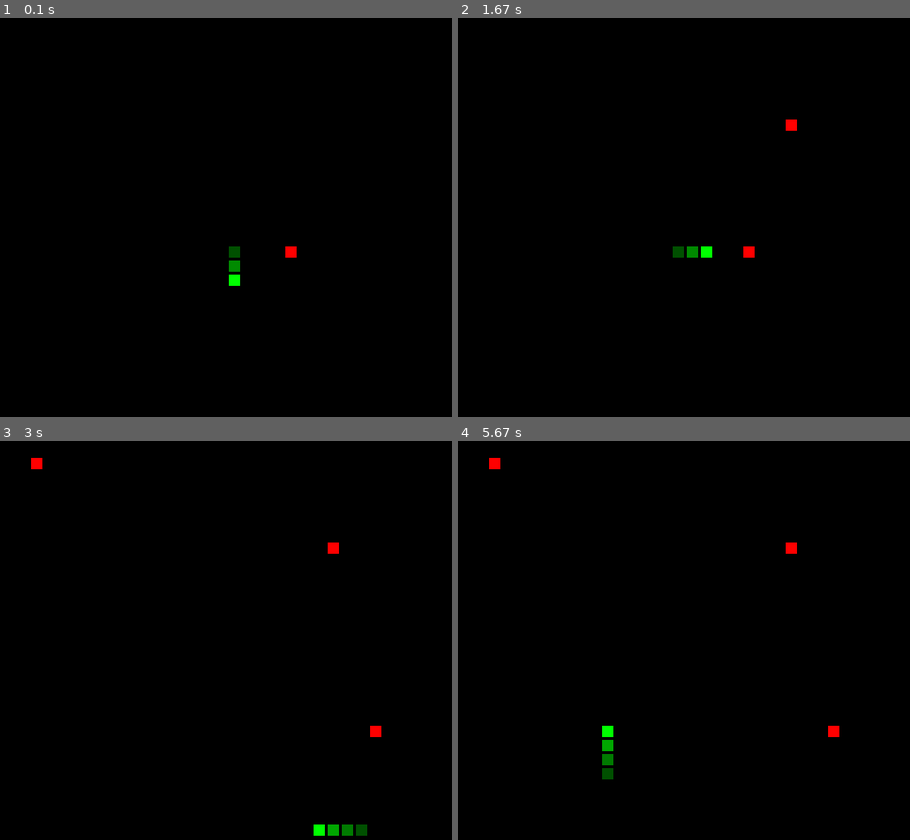
Above: before the commit, frames 1-4 (two rows, left to right).
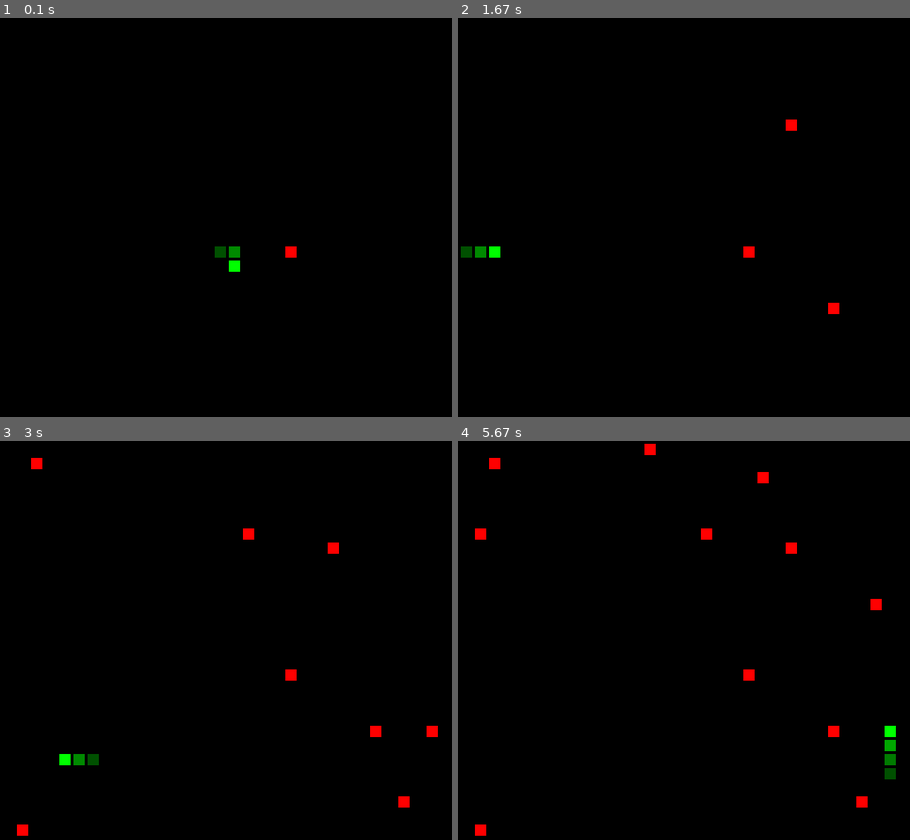
Above: after the commit, the same moments.

Repository: vpatov/pi
Game: pygame game, started from arcade/snake/snake.py
The game is run twice, just before and just after one commit, with the same random seed, the same clock (stepped at 60 frames per second) and the same inputs.
Inputs:
- Up to frame 1 (0.1 s): no input
- Up to frame 2 (1.67 s): hold Right 0.33-0.8 s; hold Up 0.83-1.13 s; hold Right 1.17-1.63 s
- Up to frame 3 (3 s): hold Down 2.23-2.53 s; hold Left 2.57-2.97 s
- Up to frame 4 (5.67 s): hold Up 3-3.37 s; hold Right 3.4-4.03 s; hold Down 4.07-4.43 s; hold Left 4.47-4.93 s; hold Right 4.97-5.43 s; hold Up from 5.47 s (still down)

The runs differ from the first frame. In frame 1, 0.3% of the frame differs, in the area x 47-54%, y 57-68%; in frame 2, 0.5%; in frame 3, 0.8%; in frame 4, 1.1%, in the area x 3-97%, y 0-99%.

Commit message:
Changed refresh rate and chance for snake

Diff:
--- a/arcade/snake/snake.py
+++ b/arcade/snake/snake.py
@@ -44,7 +44,7 @@
 GAME_GRID_SIZE = 32
 DPI = PYGAME_WINDOW_SIZE / GAME_GRID_SIZE
 UPDATE_SNAKE = pygame.USEREVENT+1
-REFRESH_RATE = 30
+REFRESH_RATE = 55
 
 grid = [[0 for _ in range(32)] for __ in range(32)]
 snake = [(14,16), (15,16), (16,16)]
@@ -113,7 +113,7 @@
   pygame.time.set_timer(UPDATE_SNAKE, REFRESH_RATE)
 
 def chance_food():
-  if (random.randint(0,100) < 2):
+  if (random.randint(0,100) < 15):
     make_food()
 
 ## is a problem if snake occupies most of grid
